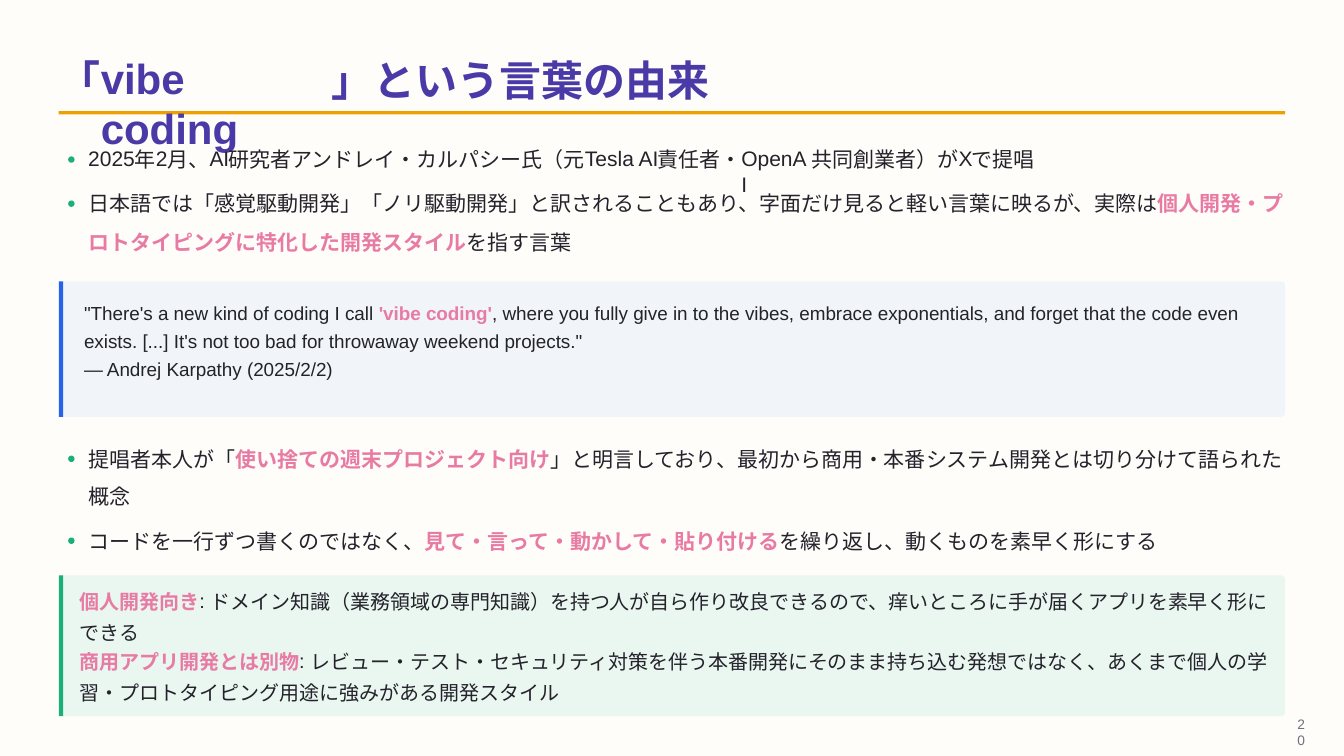
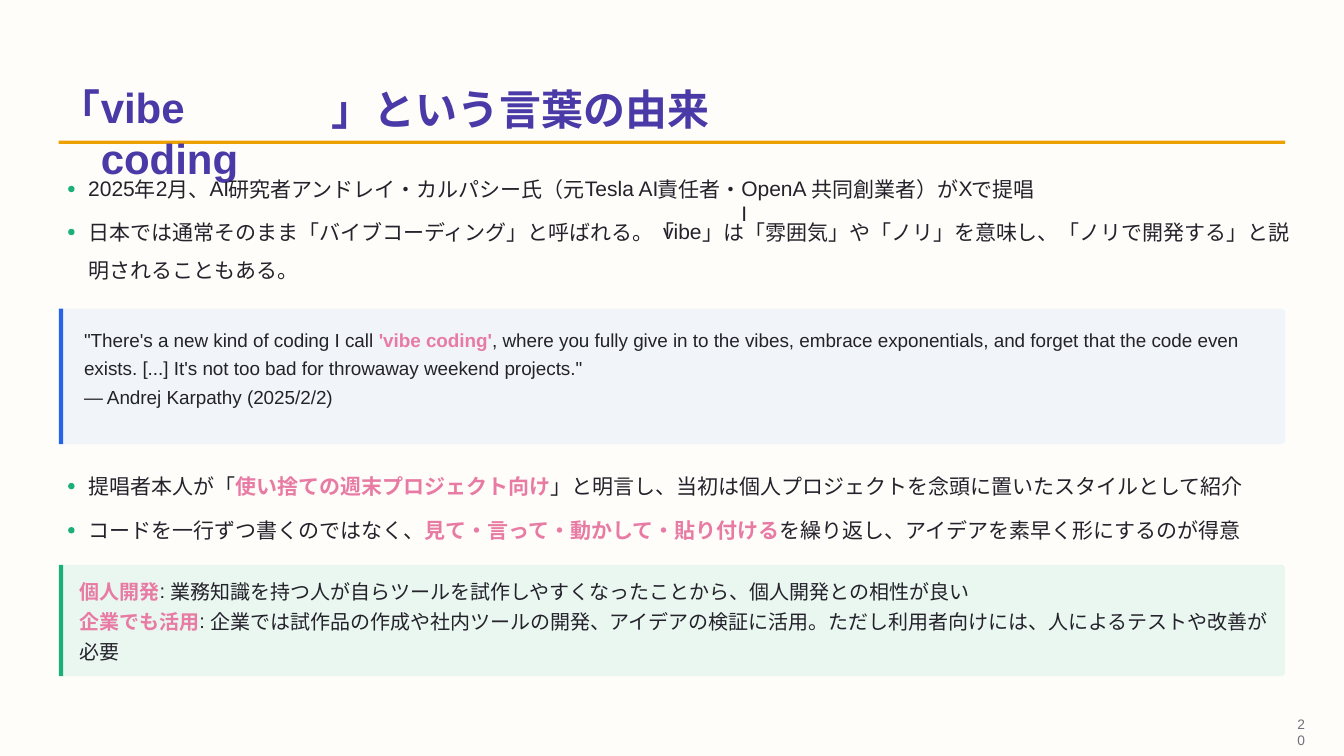
Before and after one commit to masauehr/marp_slides, a slide deck: slide 20 of slides/2026-09-18-vibe-coding.pptx. Drawn at 1344x756 pixels with LibreOffice and Linux fonts; fonts in the diff are those of the drawing. Boxes give left, top, right and bottom in pixels: in the first picture for what was removed or moved away, otherwise in the second. Text is boxed around its words. In the diff, an @@ line names an element or a change of style, - is before the commit and + after.

```diff
--- a/slides/2026-09-18-vibe-coding.pptx
+++ b/slides/2026-09-18-vibe-coding.pptx
@@ 16 texts, 3 freeform shapes: place and size @@
-16 texts, 3 freeform shapes at box(58, 60, 1286, 416)
+16 texts, 3 freeform shapes at box(58, 89, 1286, 444)
@@ freeform shape: place and size @@
-freeform shape at box(69, 201, 75, 207)
+freeform shape at box(69, 186, 75, 192)
@@ text removed at box(88, 191, 1284, 213) @@
-⽇本語では「感覚駆動開発」「ノリ駆動開発」と訳されることもあり、字⾯だけ⾒ると軽い⾔葉に映るが、実際は個⼈開発・プ
@@ freeform shape: place and size @@
-freeform shape at box(69, 156, 75, 162)
+freeform shape at box(69, 229, 75, 235)
@@ text removed at box(88, 232, 571, 252) @@
-ロトタイピングに特化した開発スタイルを指す⾔葉
@@ text added at box(88, 222, 674, 242), 15 pt, text #24222B @@
+⽇本では通常そのまま「バイブコーディング」と呼ばれる。「
@@ text added at box(663, 222, 701, 239), 15 pt, text #24222B @@
+vibe
@@ text added at box(702, 219, 1290, 242), 15 pt, text #24222B @@
+」は「雰囲気」や「ノリ」を意味し、「ノリで開発する」と説
@@ text added at box(88, 261, 298, 280), 15 pt, text #24222B @@
+明されることもある。
@@ text at box(88, 476, 1242, 496): text changed @@
-提唱者本⼈が「使い捨ての週末プロジェクト向け」と明⾔しており、最初から商⽤・本番システム開発とは切り分けて語られた
+提唱者本⼈が「使い捨ての週末プロジェクト向け」と明⾔し、当初は個⼈プロジェクトを念頭に置いたスタイルとして紹介
@@ 2 texts, 1 freeform shape: place and size @@
-2 texts, 1 freeform shape at box(69, 334, 583, 462)
+2 texts, 1 freeform shape at box(69, 361, 583, 489)
@@ text removed at box(88, 486, 130, 506) @@
-概念
@@ freeform shape: place and size @@
-freeform shape at box(69, 537, 75, 543)
+freeform shape at box(69, 527, 75, 533)
@@ text at box(88, 520, 1240, 540): text changed @@
-コードを⼀⾏ずつ書くのではなく、⾒て・⾔って・動かして・貼り付けるを繰り返し、動くものを素早く形にする
+コードを⼀⾏ずつ書くのではなく、⾒て・⾔って・動かして・貼り付けるを繰り返し、アイデアを素早く形にするのが得意
@@ freeform shape: place and size @@
-freeform shape at box(58, 576, 63, 717)
+freeform shape at box(58, 565, 63, 676)
@@ freeform shape: place and size @@
-freeform shape at box(60, 576, 1286, 717)
+freeform shape at box(60, 565, 1286, 676)
@@ text at box(80, 582, 160, 601): text changed @@
-個⼈開発向き
+個⼈開発
@@ text ":": place and size @@
-text ":" at box(299, 649, 320, 673)
+text ":" at box(159, 579, 179, 602)
@@ text added at box(171, 582, 969, 601), 14.3 pt, text #24222B @@
+業務知識を持つ⼈が⾃らツールを試作しやすくなったことから、個⼈開発との相性が良い
@@ text removed at box(211, 592, 1268, 611) @@
-ドメイン知識（業務領域の専⾨知識）を持つ⼈が⾃ら作り改良できるので、痒いところに⼿が届くアプリを素早く形に
@@ text removed at box(80, 624, 140, 641) @@
-できる
@@ text added at box(80, 612, 200, 631), 14.3 pt, text #E87BA4, bold @@
+企業でも活⽤
@@ text ":": place and size @@
-text ":" at box(200, 589, 220, 612)
+text ":" at box(200, 609, 220, 632)
@@ text added at box(211, 612, 1268, 631), 14.3 pt, text #24222B @@
+企業では試作品の作成や社内ツールの開発、アイデアの検証に活⽤。ただし利⽤者向けには、⼈によるテストや改善が
@@ text removed at box(80, 652, 300, 671) @@
-商⽤アプリ開発とは別物
@@ text added at box(80, 642, 120, 661), 14.3 pt, text #24222B @@
+必要
@@ text removed at box(310, 652, 1267, 671) @@
-レビュー・テスト・セキュリティ対策を伴う本番開発にそのまま持ち込む発想ではなく、あくまで個⼈の学
@@ text removed at box(80, 683, 559, 702) @@
-習・プロトタイピング⽤途に強みがある開発スタイル
```
Also in this commit, not shown: 3 other slides changed, 5 other files.
